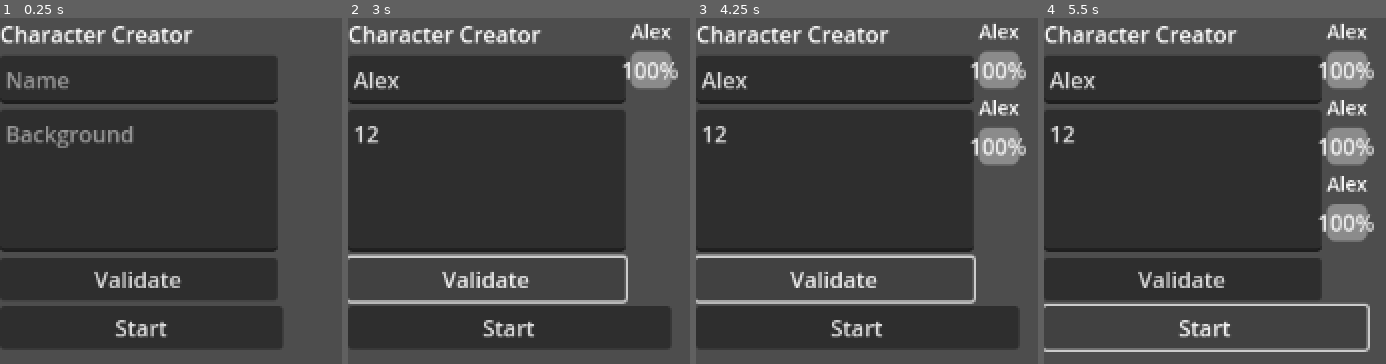
Above: before the commit, frames 1-4 (left to right).
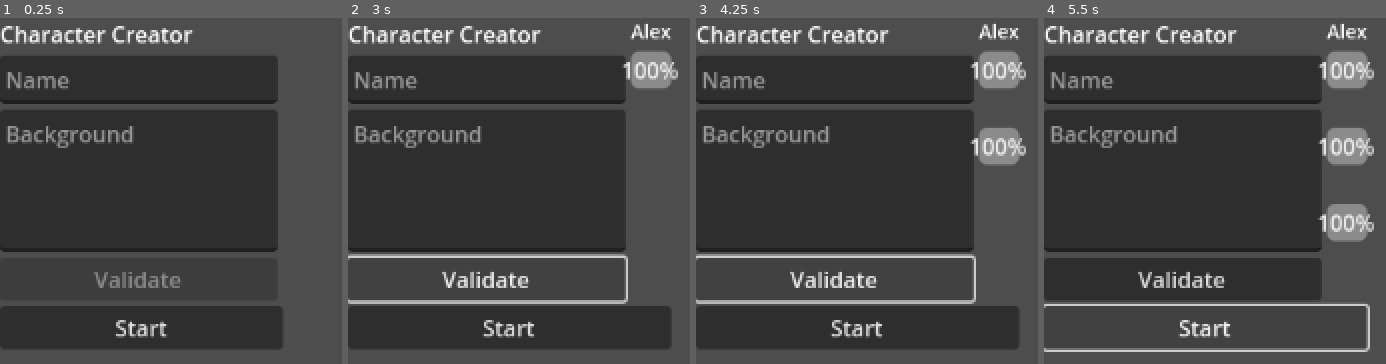
Above: after the commit, the same moments.

Repository: macshack/SAE-BUT3-Rogue-Like
Game: Godot game, scene res://Scenes/main.tscn
Two runs of this game, one before a commit and one after it. Both use one fixed random seed, a clock stepped at 60 frames per second and the inputs below.
Inputs (mouse positions are in pixels of both pictures, inside the frame that each line leads up to):
- Up to frame 1 (0.25 s): no input
- Up to frame 2 (3 s): click (488, 80) at 0.52 s; type "Alex" at 0.6 s; click (488, 180) at 0.75 s; type "12" at 0.83 s; click "Start" at 1.25 s; click "Start" at 2 s; click "Validate" at 2.75 s
- Up to frame 3 (4.25 s): click "Validate" at 3.5 s
- Up to frame 4 (5.5 s): click "Validate" at 4.25 s; click "Start" at 5 s

The runs differ from the first frame. In frame 1, 0.5% of the frame differs, in the area x 27-53%, y 73-79%; in frame 2, 1.6%; in frame 3, 1.9%; in frame 4, 2.2%, in the area x 1-95%, y 15-51%.

Commit message:
Ajouts divers

Diff:
--- a/Scenes/TestScenes/crew_creator_test.tscn
+++ b/Scenes/TestScenes/crew_creator_test.tscn
@@ -18,6 +18,8 @@
 
 func _on_validate_pressed():
 	Game.playerCrew.addCrewmate(createCrewmate($Name.get_text(),$Background.get_text()))
+	$Name.set_text(\"\")
+	$Background.set_text(\"\")
 "
 
 [sub_resource type="GDScript" id="GDScript_4tx52"]
@@ -66,6 +68,20 @@
 		self.set_caret_column(250)
 "
 
+[sub_resource type="GDScript" id="GDScript_iyvj5"]
+script/source = "extends Button
+# Called when the node enters the scene tree for the first time.
+func _ready():
+	self.disabled = true
+
+func _on_name_text_changed():
+	if $\"../Name\".get_text().length() > 1:
+		self.disabled = false
+	else:
+		if self.disabled == false:
+			self.disabled = true
+"
+
 [sub_resource type="GDScript" id="GDScript_l6nda"]
 script/source = "extends VBoxContainer
 
@@ -74,16 +90,11 @@
 func _ready():
 	Game.playerCrew.crewmate_added.connect(addCrewmateSquare)
 
-# Called every frame. 'delta' is the elapsed time since the previous frame.
-func _process(delta):
-	pass
-
 func addCrewmateSquare(crewmate):
-	var crewmatething = crewmateSquare.instantiate()
-	crewmatething.updateName(crewmate.get_identity())
-	crewmatething.updateProgressBar(crewmate.get_health_current(),crewmate.get_health_max())
-	self.add_child(crewmatething)
-
+	#Trouver un moyen de link les signaux des crewmates au squares
+	var crewmateInstance = crewmateSquare.instantiate()
+	crewmateInstance.setCrewmate(crewmate)
+	self.add_child(crewmateInstance)
 "
 
 [node name="Root" type="VBoxContainer"]
@@ -121,6 +132,7 @@
 [node name="Validate" type="Button" parent="HBoxContainer/VerticalBox"]
 layout_mode = 2
 text = "Validate"
+script = SubResource("GDScript_iyvj5")
 
 [node name="CrewBox" type="VBoxContainer" parent="HBoxContainer"]
 layout_mode = 2
@@ -132,5 +144,6 @@
 text = "Start"
 
 [connection signal="text_changed" from="HBoxContainer/VerticalBox/Name" to="HBoxContainer/VerticalBox/Name" method="_on_text_changed"]
+[connection signal="text_changed" from="HBoxContainer/VerticalBox/Name" to="HBoxContainer/VerticalBox/Validate" method="_on_name_text_changed"]
 [connection signal="text_changed" from="HBoxContainer/VerticalBox/Background" to="HBoxContainer/VerticalBox/Background" method="_on_text_changed"]
 [connection signal="pressed" from="HBoxContainer/VerticalBox/Validate" to="HBoxContainer/VerticalBox" method="_on_validate_pressed"]
--- a/Scenes/TestScenes/crewmate_square_test.tscn
+++ b/Scenes/TestScenes/crewmate_square_test.tscn
@@ -3,21 +3,25 @@
 [sub_resource type="GDScript" id="GDScript_d7sm8"]
 script/source = "extends VBoxContainer
 
-# Called when the node enters the scene tree for the first time.
-func _ready():
-	pass # Replace with function body.
+var crewmate:Crewmate
+var timer = 1
 
+func _process(delta):
+	timer -= delta
+	if timer <= 0:
+		var newData = Game.playerCrew.findCrewmate(crewmate.get_id())
+		crewmate = newData
+		updateSquare()
+		timer = 1
 
-# Called every frame. 'delta' is the elapsed time since the previous frame.
-func _process(delta):
-	pass
+func updateSquare():
+	$Name.set_text(crewmate.get_identity())
+	$ProgressBar.set_value(crewmate.get_health_current())
+	$ProgressBar.set_max(crewmate.get_health_max())
 
-func updateName(name):
-	$Name.set_text(name)
-
-func updateProgressBar(curr, max):
-	$ProgressBar.set_value(curr)
-	$ProgressBar.set_max(max)
+func setCrewmate(crewmate):
+	self.crewmate = crewmate
+	updateSquare()
 "
 
 [sub_resource type="LabelSettings" id="LabelSettings_puul8"]
--- a/Scripts/CharacterClass.gd
+++ b/Scripts/CharacterClass.gd
@@ -1,7 +1,11 @@
 extends Node
 
+#Classe parent pour tous les personnages
+#NE PAS CREER DE PERSONNAGE A L'AIDE DE LA CLASSE "CHARACTER"
 class_name Character
 
+#Variable id sert a identifier le personnage grace a une string unique
+var id:String
 var identity:String
 var healthMax:int
 var healthCurrent:int
@@ -10,12 +14,33 @@
 	self.identity = identity
 	self.healthMax = healthMax
 	self.healthCurrent = healthCurrent
+	self.id = createId(identity)
+
+func createId(identity):
+	var id = identity + str(Random.rng.randi_range(100000,9999999))
+	while id in Characters.charactersList:
+		id = identity + str(Random.rng.randi_range(100000,9999999))
+	if not id in Characters.charactersList:
+		Characters.addCharacterIdToList(id)
+	return id
 
 func get_identity():
-	return identity
+	return self.identity
 
 func get_health_current():
 	return healthCurrent
 
 func get_health_max():
 	return healthMax
+
+func get_id():
+	return id
+
+func set_identity(value):
+	identity = value
+
+func set_health_current(value):
+	healthCurrent = clamp(value,0,healthMax)
+
+func set_health_max(value):
+	healthMax = value
--- /dev/null
+++ b/Scripts/Characters.gd
@@ -0,0 +1,8 @@
+extends Node
+
+@onready var charactersList = []
+
+func addCharacterIdToList(id):
+	if not id in charactersList:
+		charactersList.append(id)
+		print(charactersList)
--- a/Scripts/CrewClass.gd
+++ b/Scripts/CrewClass.gd
@@ -1,36 +1,39 @@
 extends Node
 
+#Classe Crew cree les personnages
 class_name Crew
 
+#On cree un signal qui pourra etre utiliser par d'autres
 signal crewmate_added(crewmate)
+signal crewmate_removed(crewmate)
 
-const machin = "truc"
 var crewName:String
 var crewList:Array[Crewmate]
 
 #Constructeur de le classe
-func _init(crewNamet = "defaultCrewName", crewListt:Array[Crewmate] = []):
-	crewName = crewNamet
-	crewList = crewListt
+func _init(crewName = "defaultCrewName", crewList:Array[Crewmate] = []):
+	self.crewName = crewName
+	self.crewList = crewList
 
 #Suppression d'un membre de l'equipage - seulement possible si il y a au moins 2 personnages dans l'equipage
 func removeCrewmate(position:int):
 	if self.crewList.size() > 1:
 		self.crewList.remove_at(position)
-		print("Crewmate removed")
 
 #Ajout d'un membre a l'equipage - seulement possible si il y a moins de 5 personnages
 func addCrewmate(crewmate:Crewmate):
 	if self.crewList.size() < 5:
 		self.crewList.append(crewmate)
 		crewmate_added.emit(crewmate)
-		print("Crewmate added")
 
 #Swap entre deux personnages de l'equipage
-#
 func swapCrewmates(first:int,second:int):
 	var crewmateOne = self.crewList.pop_at(first)
 	var crewmateTwo = self.crewList.pop_at(second)
 	self.crewList.insert(second,crewmateOne)
 	self.crewList.insert(first,crewmateTwo)
-	print("Crewmates swapped")
+
+func findCrewmate(id):
+	for crewmate in crewList:
+		if crewmate.get_id() == id:
+			return crewmate
--- a/Scripts/CrewmateClass.gd
+++ b/Scripts/CrewmateClass.gd
@@ -1,5 +1,6 @@
 extends Character
 
+#Un crewmate est un membre de l'equipage des joueurs.
 class_name Crewmate
 
 var background:String
@@ -8,10 +9,15 @@
 func _init(identity = "defaultName", healthMax = 10, healthCurrent = 10, background = "-"):
 	super(identity,healthMax,healthCurrent)
 	self.background = background
-	skills = importSkills()
+	#On cree le dictionnaire de skill du crewmate. On appelle les variables globales de Skills.gd.
+	for skill in Skills.skillDictionary:
+		skills[skill] = Skill.new(skill,6)
 
-func importSkills():
-	var dictionary:Dictionary
-	for skill in Skills.skillDictionary:
-		dictionary[skill] = Skill.new(skill,Skills.skillDictionary[skill],6)
-	return dictionary
+
+func skillCheck(skill:String,roll:int):
+	#Un skillCheck retourne true si le skillCheck est reussi.
+	#Un skillCheck est reussi si le roll est inferieur ou egal a la valeur du skill.
+	if roll <= skills[skill].get_current_value():
+		return true
+	else:
+		return false
--- /dev/null
+++ b/Scripts/Random.gd
@@ -0,0 +1,3 @@
+extends Node
+
+@onready var rng = RandomNumberGenerator.new()
--- a/Scripts/SkillClass.gd
+++ b/Scripts/SkillClass.gd
@@ -3,21 +3,16 @@
 class_name Skill
 
 var skillName:String
-var skillDescription:String
 var baseValue:int
 var currentValue:int
 
-func _init(skillNamet = "Default name", skillDescriptiont = "Defaut description.", baseValuet = 6):
+func _init(skillNamet = "Default name", baseValuet = 6):
 	skillName = skillNamet
-	skillDescription = skillDescriptiont
-	baseValue = baseValuet
-	currentValue = baseValue
+	baseValue = clamp(baseValuet,2,11)
+	currentValue = clamp(baseValue,2,11)
 
 func get_skill_name():
 	return skillName
-
-func get_skill_desc():
-	return skillDescription
 
 func get_base_value():
 	return baseValue
@@ -28,11 +23,8 @@
 func set_skill_name(value):
 	skillName = value
 
-func set_skill_desc(value):
-	skillDescription = value
-
 func set_base_value(value):
-	baseValue = value
+	baseValue = clamp(value,2,11)
 
 func set_current_value(value):
-	currentValue = value
+	currentValue = clamp(value,2,11)
--- a/Scripts/Skills.gd
+++ b/Scripts/Skills.gd
@@ -1,12 +1,4 @@
 extends Node
-
-var skill_Speech = Skill.new("Speech","",6)
-var skill_Sneak = Skill.new("Sneak","",6)
-var skill_Guns = Skill.new("Guns","",6)
-var skill_Handweapons = Skill.new("Hand weapons","")
-var skill_Strength
-var skill_Agility
-var skill_Knowledge
 
 var skillDictionary = {
 	"Speech":"Speech is one's ability to verbally communicate with others.",
@@ -15,5 +7,8 @@
 	"HandWeapons":"Hand weapons is one's ability to use every single type of hand weapons such as blades, spears, etc.",
 	"Strength":"Strength is one's ability to exert force on physical objects. ",
 	"Agility":"Agility is one's ability to quickly change its body's positon.",
-	"Knowledge":"Knowledge is one's ability to gather informations about the world."
+	"Knowledge":"Knowledge is one's ability to gather informations about the world.",
+	"Medical":"Medical is one's ability to heal himself, others and use medical gear.",
+	"Hacking":"Hacking is one's ability to infiltrate and disrupt networks.",
+	"Technology":"Technology is one's ability to handle and repair high-end technology."
 }
--- a/Scripts/TestScripts/CrewCreatorTest.gd
+++ /dev/null
@@ -1 +0,0 @@
-extends VBoxContainer
--- a/project.godot
+++ b/project.godot
@@ -19,6 +19,8 @@
 Game="*res://Global/Game.gd"
 Utils="*res://Global/Utils.gd"
 Skills="*res://Scripts/Skills.gd"
+Characters="*res://Scripts/Characters.gd"
+Random="*res://Scripts/Random.gd"
 
 [rendering]
 
Not shown: 1 places in Scenes/TestScenes/crew_creator_test.tscn that only renumber resources
